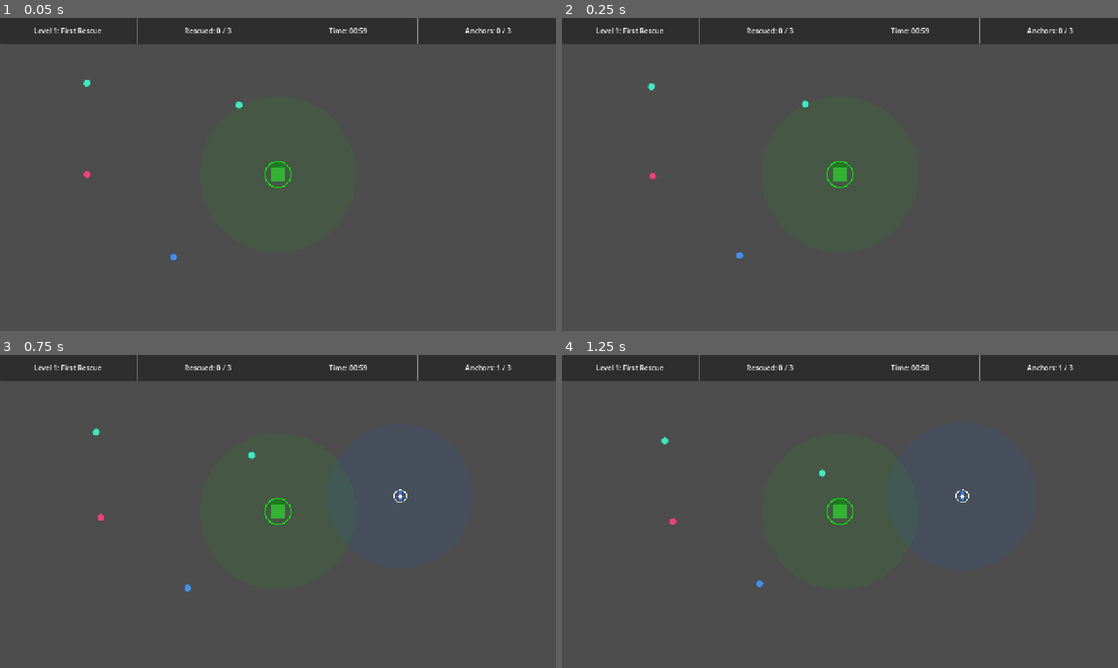
Above: before the commit, frames 1-4 (two rows, left to right).
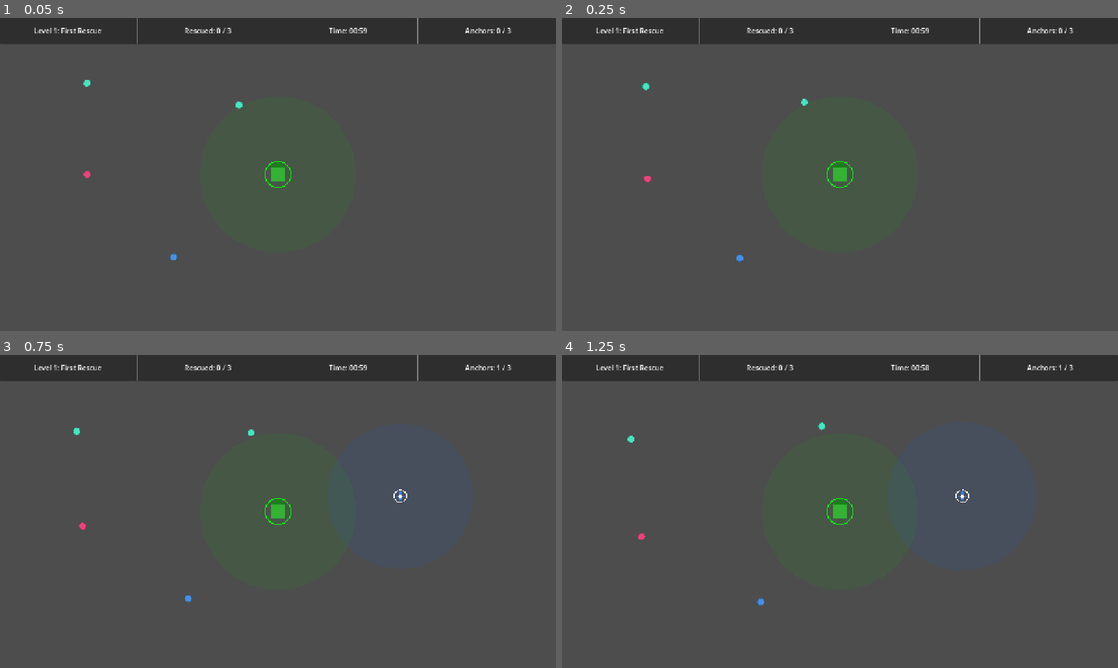
Above: after the commit, the same moments.

Repository: kunk70352-png/Safe-Anchor
Game: Godot game, scene res://src/main/main.tscn
Same seed, same stepped clock (60 frames per second), same inputs: the game is played once before the commit and once after it.
Inputs (mouse positions are in pixels of both pictures, inside the frame that each line leads up to):
- Up to frame 1 (0.05 s): no input
- Up to frame 2 (0.25 s): no input
- Up to frame 3 (0.75 s): move the mouse to (400, 495) at 0.52 s; press the mouse at (400, 495) at 0.53 s
- Up to frame 4 (1.25 s): no input

Frame 1 is identical in both runs. In frame 2, 0.1% of the frame differs, in the area x 14-45%, y 20-78%; in frame 3, 0.2%; in frame 4, 0.2%, in the area x 11-48%, y 21-81%.

Commit message:
fix: anchor-range free movement + proper anchor chaining
- _update_state: new logic — free roam / go to safehouse / navigate to new anchor / wander near current
- New _wander_near(): pick random point within anchor's back half-circle (biased away from SH)
  so refugee stays within range and moves freely, not stuck at center
- Simplified movement: single _process_movement() using seek/wander speed based on state
- Anchor chain: when better (closer-to-SH) anchor appears in range, switch to it

Diff:
--- a/src/anchor/anchor.gd
+++ b/src/anchor/anchor.gd
@@ -12,7 +12,7 @@
 	set(value):
 		attraction_radius = value
 		queue_redraw()
-@export var lifetime: float = 30.0
+@export var lifetime: float = 300.0
 
 # ---- Internal State ----
 var _pulse_time: float = 0.0
--- a/src/refugee/refugee.gd
+++ b/src/refugee/refugee.gd
@@ -9,8 +9,8 @@
 # ---- Exported Properties ----
 @export var wander_speed: float = 60.0
 @export var seek_speed: float = 100.0
-@export var wander_interval: float = 2.0   # Seconds between direction changes
-@export var wander_origin: Vector2           # Set by World on spawn
+@export var wander_interval: float = 2.0
+@export var wander_origin: Vector2
 
 # ---- Internal State ----
 var state: State = State.WANDERING
@@ -29,16 +29,10 @@
 
 func _ready() -> void:
 	add_to_group("refugees")
-
-	# Random color for visual identification
 	_color = Color.from_hsv(randf(), 0.7, 0.9)
-
-	# Configure navigation agent for top-down movement
 	navigation_agent.path_desired_distance = 8.0
 	navigation_agent.target_desired_distance = 8.0
 	navigation_agent.avoidance_enabled = false
-
-	# Defer first path query until nav map is synchronized
 	_setup_navigation.call_deferred()
 
 
@@ -50,7 +44,6 @@
 func _physics_process(_delta: float) -> void:
 	if state == State.RESCUED:
 		return
-
 	_update_state()
 	_process_movement()
 
@@ -59,22 +52,49 @@
 
 func _update_state() -> void:
 	var best := _find_best_target()
-	if best != null:
-		state = State.SEEKING
-		_current_attractor = best
-		# Navigate THROUGH the attractor toward safe house, not TO its center
-		var sh_pos := _get_safe_house_pos()
-		var dir_to_sh := best.global_position.direction_to(sh_pos)
-		var offset: float = float(best.get("attraction_radius")) * 0.7
-		navigation_agent.target_position = best.global_position + dir_to_sh * offset
-	else:
+	if best == null:
+		# No attractor in range — free roam
 		if state != State.WANDERING:
 			state = State.WANDERING
 			_current_attractor = null
 			_pick_new_wander_target()
+		return
+
+	if best is SafeHouse:
+		# Safe house in range — navigate directly
+		state = State.SEEKING
+		_current_attractor = best
+		navigation_agent.target_position = best.global_position
+		return
+
+	# It's an anchor
+	if best != _current_attractor:
+		# New/better anchor — navigate to it
+		state = State.SEEKING
+		_current_attractor = best
+		navigation_agent.target_position = best.global_position
+	elif state == State.SEEKING and navigation_agent.is_navigation_finished():
+		# Reached current anchor — wander freely within its range
+		_wander_near(best)
 
 
-## Returns the attractor closest to the safe house (within range of this refugee)
+## Pick a random point within the anchor's range (biased toward safe house)
+func _wander_near(anchor: Node2D) -> void:
+	state = State.WANDERING
+	var radius: float = float(anchor.get("attraction_radius"))
+	var sh_pos := _get_safe_house_pos()
+	# Direction from safe house TO anchor (we want to stay between anchor and SH)
+	var away_from_sh := (anchor.global_position - sh_pos).normalized()
+	# Pick random point in the half-circle AWAY from safe house (anchor's back side)
+	# This keeps the refugee within the anchor's range without pushing past it
+	var angle := randf_range(-PI * 0.6, PI * 0.6)
+	var dist := randf_range(radius * 0.2, radius * 0.8)
+	_wander_target = anchor.global_position + away_from_sh.rotated(angle) * dist
+	navigation_agent.target_position = _wander_target
+	_wander_timer = 0.5  # Short wander before re-checking
+
+
+## Returns the attractor closest to safe house within range
 func _find_best_target() -> Node2D:
 	var world := get_tree().get_first_node_in_group("world") as Node2D
 	if world == null or not world.has_method("get_attraction_sources"):
@@ -91,19 +111,14 @@
 	for source in sources:
 		if not is_instance_valid(source):
 			continue
-
 		var dist_to_me := global_position.distance_to(source.global_position)
 		var radius: float = float(source.get("attraction_radius"))
-
-		# Out of range — skip
 		if dist_to_me > radius:
 			continue
-
-		# Already at this anchor — skip it (but never skip SafeHouse)
+		# Skip if already at this anchor (but not SafeHouse)
 		if dist_to_me < 8.0 and not (source is SafeHouse):
 			continue
-
-		# Pick the source closest to the safe house
+		# Pick closest to safe house
 		var dist_to_sh := source.global_position.distance_to(sh_pos)
 		if dist_to_sh < best_sh_dist:
 			best_sh_dist = dist_to_sh
@@ -122,37 +137,17 @@
 # ---- Movement ----
 
 func _process_movement() -> void:
-	match state:
-		State.WANDERING:
-			_process_wandering()
-		State.SEEKING:
-			_process_seeking()
-
-
-func _process_wandering() -> void:
-	if navigation_agent.is_navigation_finished():
-		_wander_timer -= get_physics_process_delta_time()
-		if _wander_timer <= 0.0:
-			_pick_new_wander_target()
-		return
-
-	var next_pos := navigation_agent.get_next_path_position()
-	velocity = global_position.direction_to(next_pos) * wander_speed
-	move_and_slide()
-
-
-func _process_seeking() -> void:
 	if navigation_agent.is_navigation_finished():
 		return
-
 	var next_pos := navigation_agent.get_next_path_position()
-	velocity = global_position.direction_to(next_pos) * seek_speed
+	var speed := seek_speed if state == State.SEEKING else wander_speed
+	velocity = global_position.direction_to(next_pos) * speed
 	move_and_slide()
 
 
 func _pick_new_wander_target() -> void:
 	var angle := randf() * TAU
-	var dist := randf() * 120.0 + 40.0  # 40-160 pixels from origin
+	var dist := randf() * 120.0 + 40.0
 	_wander_target = wander_origin + Vector2.RIGHT.rotated(angle) * dist
 	navigation_agent.target_position = _wander_target
 	_wander_timer = wander_interval
@@ -160,20 +155,17 @@
 
 # ---- Rescue ----
 
-## Called by SafeHouse when this refugee enters the rescue zone
 func rescue() -> void:
 	if state == State.RESCUED:
 		return
 	state = State.RESCUED
 	GameManager.register_rescue()
-	# Visual feedback: shrink and fade
 	var tween := create_tween()
 	tween.tween_property(self, "scale", Vector2.ZERO, 0.3).set_ease(Tween.EASE_IN)
 	tween.tween_callback(self.queue_free)
 
 
 func _draw() -> void:
-	# Placeholder visual: colored circle with direction indicator
 	var radius := 8.0
 	draw_circle(Vector2.ZERO, radius, _color)
 	if velocity.length() > 10.0:
--- a/src/refugee/refugee.tscn
+++ b/src/refugee/refugee.tscn
@@ -15,29 +15,29 @@
 tracks/0/path = NodePath("Sprite2D:position")
 tracks/0/interp = 1
 tracks/0/loop_wrap = true
-tracks/0/keys = PackedFloat32Array(0, 0.3, 0.6)
-tracks/0/values = [Vector2(0, 0), Vector2(0, -4), Vector2(0, 0)]
+tracks/0/keys = {
+"times": PackedFloat32Array(),
+"transitions": PackedFloat32Array(),
+"update": 0,
+"values": []
+}
 
 [sub_resource type="AnimationLibrary" id="AnimationLibrary_refugee"]
 _data = {
-"bob": SubResource("Animation_bob")
+&"bob": SubResource("Animation_bob")
 }
 
-[node name="Refugee" type="CharacterBody2D" groups=["refugees"]]
-collision_layer = 1
+[node name="Refugee" type="CharacterBody2D" unique_id=2046455397 groups=["refugees"]]
 collision_mask = 0
 script = ExtResource("1_script")
 
-[node name="CollisionShape2D" type="CollisionShape2D" parent="."]
+[node name="CollisionShape2D" type="CollisionShape2D" parent="." unique_id=1722831669]
 shape = SubResource("CircleShape2D_refugee")
 
-[node name="Sprite2D" type="Sprite2D" parent="."]
-texture = null
+[node name="Sprite2D" type="Sprite2D" parent="." unique_id=904754058]
 
-[node name="NavigationAgent2D" type="NavigationAgent2D" parent="."]
+[node name="NavigationAgent2D" type="NavigationAgent2D" parent="." unique_id=18848035]
 
-[node name="AnimationPlayer" type="AnimationPlayer" parent="."]
-libraries = {
-"": SubResource("AnimationLibrary_refugee")
-}
-autoplay = "bob"
+[node name="AnimationPlayer" type="AnimationPlayer" parent="." unique_id=1717365872]
+libraries/ = SubResource("AnimationLibrary_refugee")
+autoplay = &"bob"
Not shown: 1 places in src/refugee/refugee.tscn that only renumber resources
